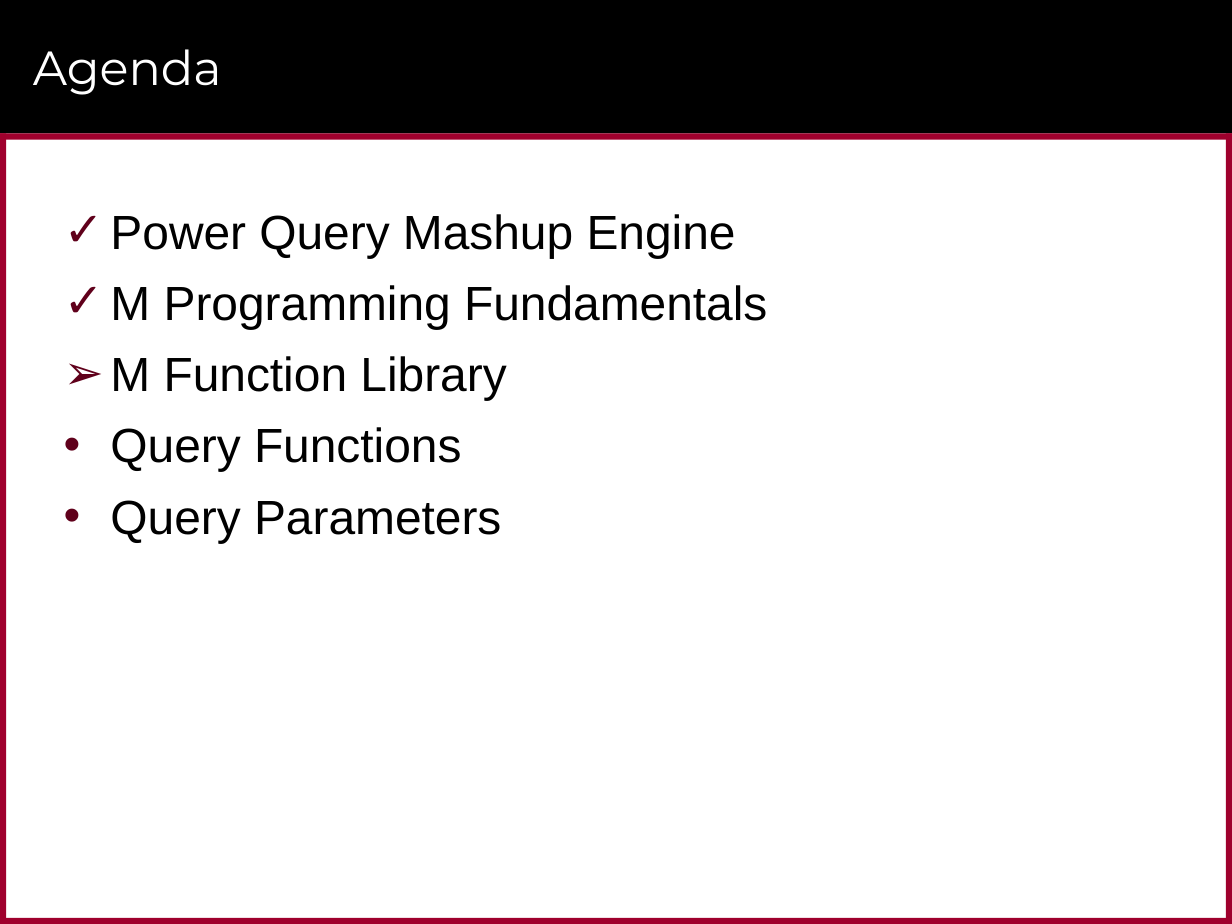
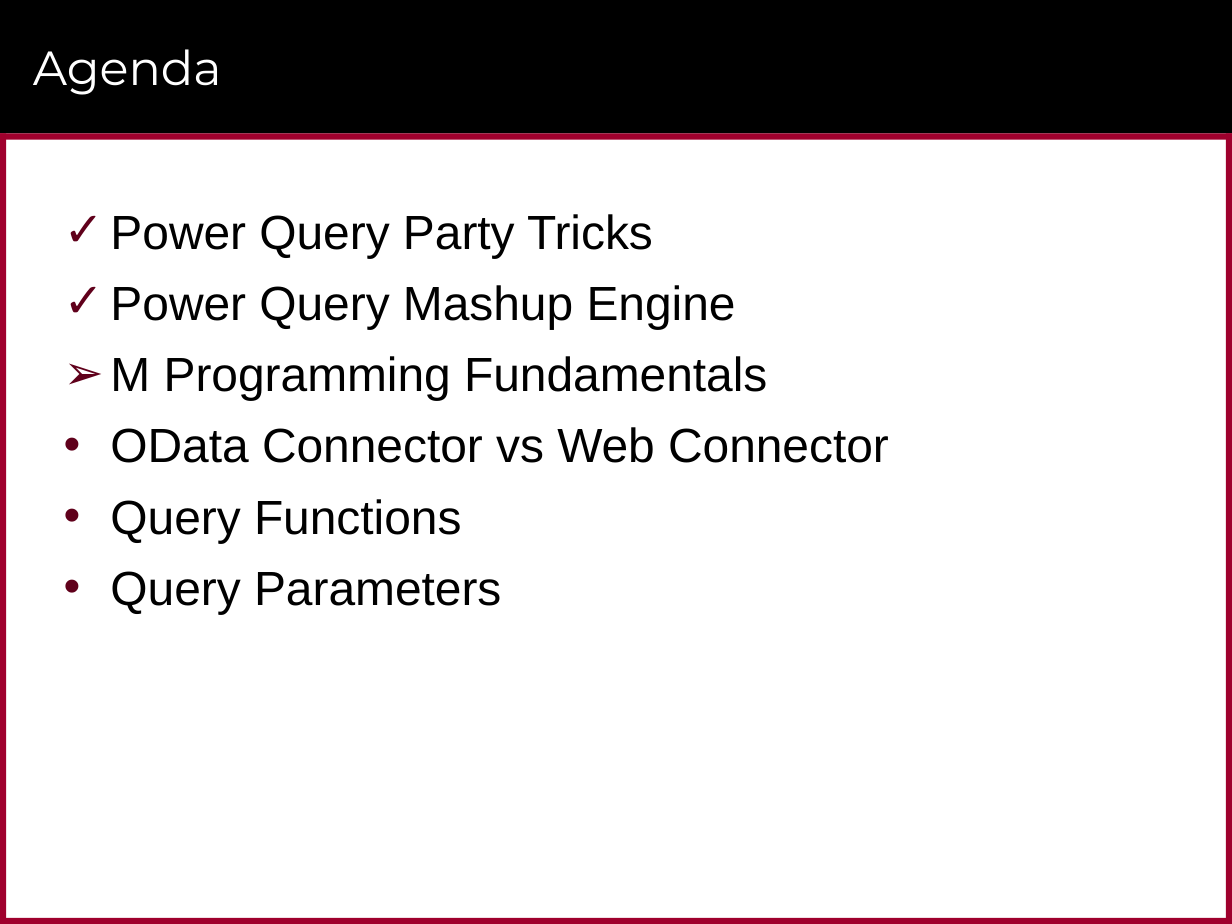
Before and after one commit to CriticalPathTraining/Intro2M, a slide deck: slide 13 of Advanced Query Design.pptx (slide 32 before the commit). Drawn at 1232x924 pixels with LibreOffice and Linux fonts; fonts in the diff are those of the drawing; background and template pictures are left out. Boxes give left, top, right and bottom in pixels: in the first picture for what was removed or moved away, otherwise in the second. Text is boxed around its words. In the diff, an @@ line names an element or a change of style, - is before the commit and + after.

```diff
--- a/Advanced Query Design.pptx
+++ b/Advanced Query Design.pptx
@@ text at (110, 214, 653, 258): paragraph added @@
+✓ Power Query Party Tricks
@@ text at (110, 356, 767, 400): bullet ✓ to ➢ @@
@@ text at (110, 427, 889, 463): text changed @@
-➢ M Function Library
+• OData Connector vs Web Connector
```
Also in this commit, not shown: 11 other slides changed, 2 slides added, 4 other files.
